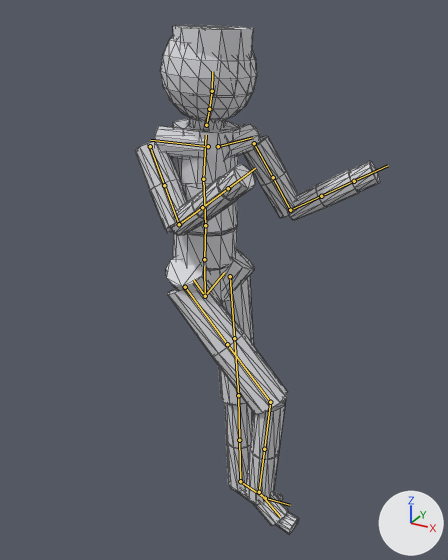
What one commit did to the glTF model Games/UntitledFighter/Assets/Characters/fighter_a/model/fighter_a.gltf.
Rendered twice from a camera (50 mm lens) standing at (32.3, -57.1, 60.3) and looking at (-1.9, 5.0, 29.2). The lights are fixed; the arrows at lower right show +X, +Y and +Z. The picture after the commit comes second. Both versions are drawn at frame 1 of the action 'crouch_lk'; the numbers are the values there. The bones that change, and the others that lie on the model, are drawn over the model as lines. Mesh edges are drawn as thin lines.

Names of what the first picture shows: 'fighter_a_body'.
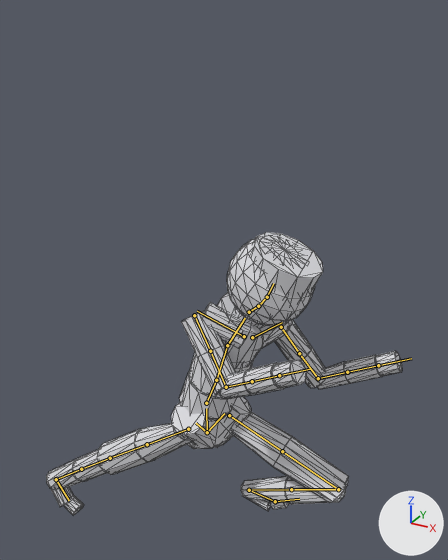
Changed parts and their boxes [x1, y1, x2, y2] in the pictures (448 x 560 px):
'fighter_a_body', posed (45% wider, 44% shorter)
    before: [135, 25, 380, 534]
    after: [46, 232, 402, 516]
bone 'DEF-spine', root to tip
    before: (205, 296) to (204, 266)
    after: (207, 432) to (206, 408)
bone 'DEF-spine.001', root to tip
    before: (204, 259) to (205, 225)
    after: (206, 403) to (216, 380)
bone 'DEF-spine.003', root to tip
    before: (203, 179) to (206, 135)
    after: (227, 345) to (245, 318)
bone 'DEF-upper_arm.L', root to tip
    before: (254, 143) to (273, 177)
    after: (281, 327) to (299, 353)
bone 'DEF-forearm.L', root to tip
    before: (290, 210) to (321, 196)
    after: (318, 378) to (347, 372)
bone 'DEF-upper_arm.R', root to tip
    before: (150, 146) to (164, 185)
    after: (194, 315) to (210, 351)
bone 'DEF-forearm.R', root to tip
    before: (179, 224) to (202, 207)
    after: (226, 387) to (252, 381)
bone 'DEF-spine.006', root to tip
    before: (212, 91) to (212, 71)
    after: (267, 297) to (273, 283)
bone 'DEF-thigh.L', root to tip
    before: (230, 276) to (234, 338)
    after: (229, 415) to (282, 451)
bone 'DEF-shin.L', root to tip
    before: (238, 395) to (239, 440)
    after: (338, 489) to (291, 489)
bone 'DEF-foot.L', root to tip
    before: (240, 481) to (265, 498)
    after: (249, 490) to (275, 501)
bone 'DEF-thigh.R', root to tip
    before: (185, 287) to (227, 344)
    after: (188, 429) to (147, 444)
bone 'DEF-shin.R', root to tip
    before: (270, 402) to (264, 449)
    after: (110, 458) to (81, 469)
bone 'DEF-foot.R', root to tip
    before: (259, 492) to (280, 516)
    after: (56, 479) to (69, 500)

Patch to the scene script:
```diff
--- a/Games/UntitledFighter/Assets/Characters/fighter_a/model/fighter_a.gltf.py
+++ b/Games/UntitledFighter/Assets/Characters/fighter_a/model/fighter_a.gltf.py
@@ bone_def_spine @@
 bone_def_spine = bpy.data.objects['fighter_a_rig'].pose.bones['DEF-spine']
-bone_def_spine.location = (0.0, -1.5, 0.4)
-bone_def_spine.rotation_quaternion = (0.956, -0.121, -0.266, 0.034)  # degrees (-17, -30, 9)
+bone_def_spine.location = (0.0, -20.5, 5.3)
+bone_def_spine.rotation_quaternion = (0.951, -0.121, -0.281, 0.036)  # degrees (-17, -32, 9)
@@ bone_def_spine_001 @@
 bone_def_spine_001 = bpy.data.objects['fighter_a_rig'].pose.bones['DEF-spine.001']  # child of 'DEF-spine'
-bone_def_spine_001.rotation_quaternion = (0.996, 0.087, 0.0, -0.014)  # degrees (10, 0, -2)
+bone_def_spine_001.rotation_quaternion = (0.97, 0.216, 0.0, -0.105)  # degrees (25, 3, -12)
@@ bone_def_spine_003 @@
 bone_def_spine_003 = bpy.data.objects['fighter_a_rig'].pose.bones['DEF-spine.003']  # child of 'DEF-spine.002'
-bone_def_spine_003.rotation_quaternion = (0.993, 0.083, -0.081, -0.011)  # degrees (10, -9, -2)
+bone_def_spine_003.rotation_quaternion = (0.989, 0.124, -0.066, -0.044)  # degrees (15, -7, -6)
@@ bone_def_upper_arm_l @@
 bone_def_upper_arm_l = bpy.data.objects['fighter_a_rig'].pose.bones['DEF-upper_arm.L']  # child of 'DEF-shoulder.L'
-bone_def_upper_arm_l.rotation_quaternion = (0.936, 0.289, 0.0, -0.202)  # degrees (33, 7, -22)
+bone_def_upper_arm_l.rotation_quaternion = (0.937, 0.343, 0.0, 0.049)  # degrees (40, -2, 5)
@@ bone_def_forearm_l @@
 bone_def_forearm_l = bpy.data.objects['fighter_a_rig'].pose.bones['DEF-forearm.L']  # child of 'DEF-upper_arm.L.001'
-bone_def_forearm_l.rotation_quaternion = (0.742, 0.201, 0.0, 0.639)  # degrees (18, -15, 79)
+bone_def_forearm_l.rotation_quaternion = (0.76, -0.002, 0.0, 0.649)  # degrees (0, 0, 81)
@@ bone_def_upper_arm_r @@
 bone_def_upper_arm_r = bpy.data.objects['fighter_a_rig'].pose.bones['DEF-upper_arm.R']  # child of 'DEF-shoulder.R'
-bone_def_upper_arm_r.rotation_quaternion = (0.729, 0.515, 0.0, 0.451)  # degrees (58, -28, 48)
+bone_def_upper_arm_r.rotation_quaternion = (0.563, 0.763, 0.0, 0.313)  # degrees (101, -29, 24)
@@ bone_def_forearm_r @@
 bone_def_forearm_r = bpy.data.objects['fighter_a_rig'].pose.bones['DEF-forearm.R']  # child of 'DEF-upper_arm.R.001'
-bone_def_forearm_r.rotation_quaternion = (0.793, 0.607, 0.0, 0.039)  # degrees (75, -3, 4)
+bone_def_forearm_r.rotation_quaternion = (0.853, 0.472, 0.0, -0.219)  # degrees (56, 12, -23)
@@ bone_def_spine_006 @@
 bone_def_spine_006 = bpy.data.objects['fighter_a_rig'].pose.bones['DEF-spine.006']  # child of 'DEF-spine.005'
-bone_def_spine_006.rotation_quaternion = (0.981, -0.029, 0.191, 0.006)  # degrees (-3, 22, 0)
+bone_def_spine_006.rotation_quaternion = (0.98, -0.055, 0.19, 0.022)  # degrees (-6, 22, 1)
@@ bone_def_thigh_l @@
 bone_def_thigh_l = bpy.data.objects['fighter_a_rig'].pose.bones['DEF-thigh.L']  # child of 'DEF-spine'
-bone_def_thigh_l.rotation_quaternion = (0.991, 0.13, 0.0, -0.02)  # degrees (15, 0, -2)
+bone_def_thigh_l.rotation_quaternion = (0.888, -0.35, 0.0, -0.288)  # degrees (-40, -12, -32)
@@ bone_def_shin_l @@
 bone_def_shin_l = bpy.data.objects['fighter_a_rig'].pose.bones['DEF-shin.L']  # child of 'DEF-thigh.L.001'
-bone_def_shin_l.rotation_quaternion = (0.998, -0.069, 0.0, 0.011)  # degrees (-8, 0, 1)
+bone_def_shin_l.rotation_quaternion = (0.46, 0.819, 0.0, 0.305)  # degrees (116, -31, 20)
@@ bone_def_foot_l @@
 bone_def_foot_l = bpy.data.objects['fighter_a_rig'].pose.bones['DEF-foot.L']  # child of 'DEF-shin.L.001'
-bone_def_foot_l.rotation_quaternion = (0.969, -0.027, 0.0, -0.247)  # degrees (-3, -1, -29)
+bone_def_foot_l.rotation_quaternion = (0.709, -0.694, 0.0, -0.07)  # degrees (-88, -6, -6)
@@ bone_def_thigh_r @@
 bone_def_thigh_r = bpy.data.objects['fighter_a_rig'].pose.bones['DEF-thigh.R']  # child of 'DEF-spine'
-bone_def_thigh_r.rotation_quaternion = (0.968, -0.157, 0.0, -0.183)  # degrees (-18, -3, -21)
+bone_def_thigh_r.rotation_quaternion = (-0.819, -0.501, 0.0, -0.275)  # degrees (59, -16, 28)
@@ bone_def_shin_r @@
 bone_def_shin_r = bpy.data.objects['fighter_a_rig'].pose.bones['DEF-shin.R']  # child of 'DEF-thigh.R.001'
-bone_def_shin_r.rotation_quaternion = (0.941, 0.278, 0.0, 0.179)  # degrees (32, -6, 20)
+bone_def_shin_r.rotation_quaternion = (0.996, -0.093, 0.0, -0.003)  # degrees (-11, 0, 0)
@@ bone_def_foot_r @@
 bone_def_foot_r = bpy.data.objects['fighter_a_rig'].pose.bones['DEF-foot.R']  # child of 'DEF-shin.R.001'
-bone_def_foot_r.rotation_quaternion = (0.978, 0.109, 0.0, -0.174)  # degrees (12, 2, -20)
+bone_def_foot_r.rotation_quaternion = (0.925, -0.172, 0.0, -0.339)  # degrees (-19, -7, -39)
```
